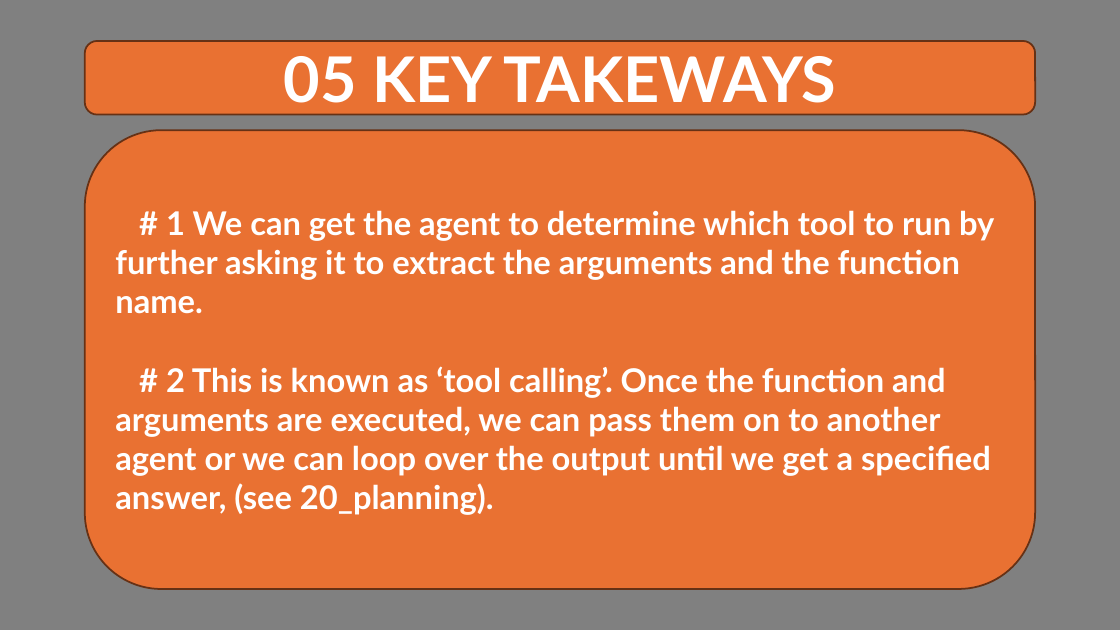
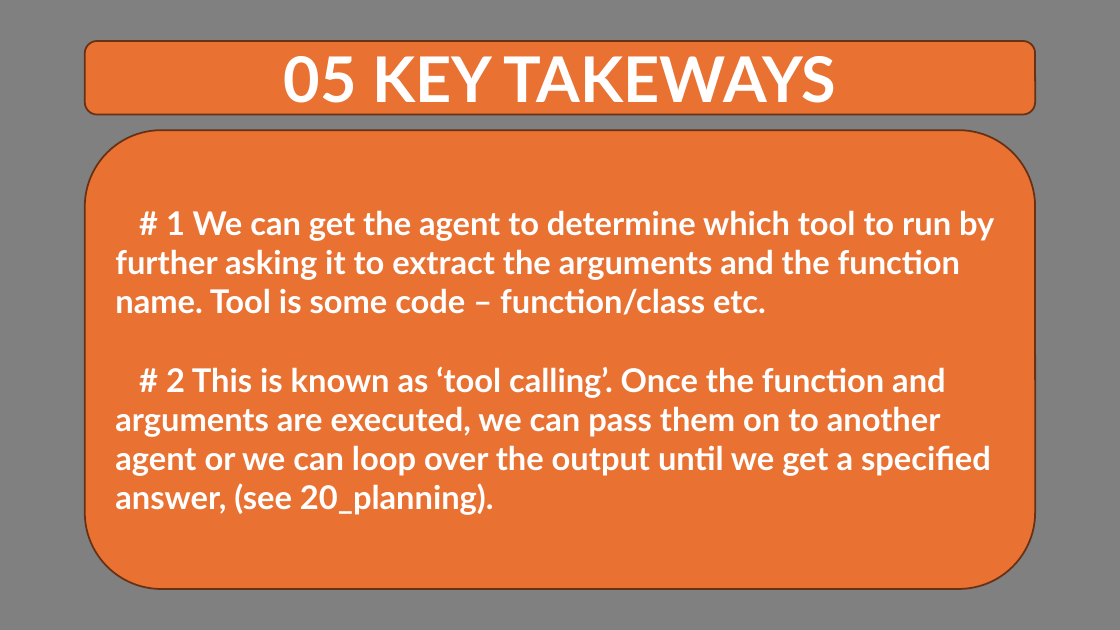
Before and after one commit to Python-Test-Engineer/btnpy, a slide deck: slide 8 of ai-agents.pptx. Drawn at 1120x630 pixels with LibreOffice and Linux fonts; fonts in the diff are those of the drawing. Boxes give left, top, right and bottom in pixels: in the first picture for what was removed or moved away, otherwise in the second. Text is boxed around its words. In the diff, an @@ line names an element or a change of style, - is before the commit and + after.

```diff
--- a/ai-agents.pptx
+++ b/ai-agents.pptx
@@ text in rounded rectangle at (x1=115, y1=210, x2=994, y2=315): text changed @@
-# 1 We can get the agent to determine which tool to run by further asking it to extract the arguments and the function name.
+# 1 We can get the agent to determine which tool to run by further asking it to extract the arguments and the function name. Tool is some code – function/class etc.
```
Also in this commit, not shown: 3 other files.
